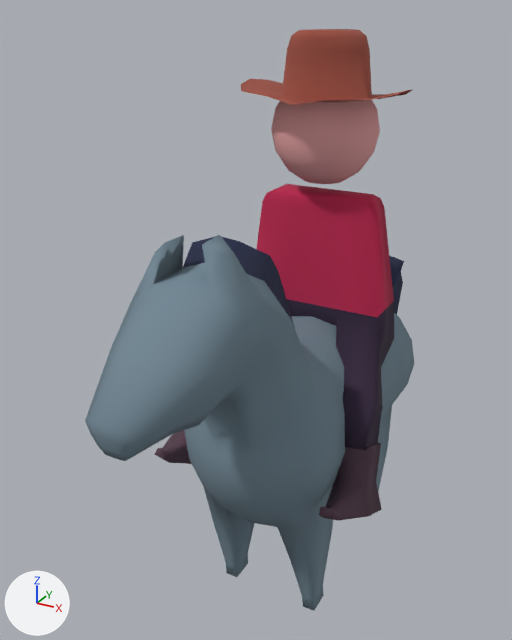
The FBX model blender/player.fbx, before and after one commit.
Rendered twice from a 50 mm lens placed at (3.56, -8.23, 7.3), pointed at (-0.49, -0.88, 3.63). Arrows for +X, +Y and +Z are at lower left; the lights stay in place. Where no turn or scale is listed for an object, it has been applied to the vertices.

Objects in the first picture: 'Bandit', 'Horse'.
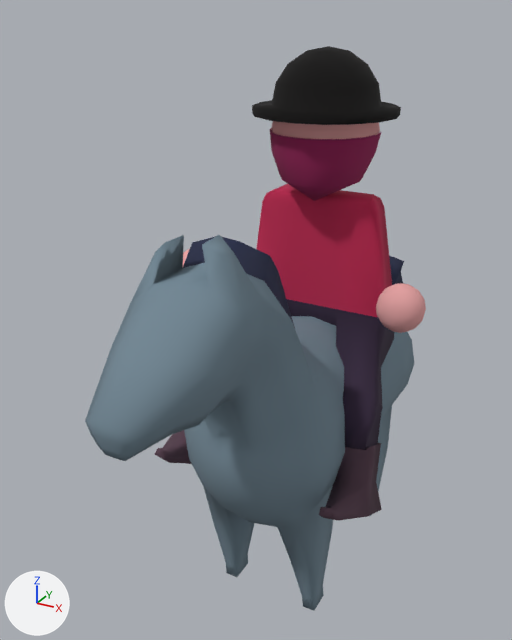
What changed in the scene script:
```text
Change mat_hat:
    mat_hat.base_color: (0.332, 0.0782, 0.0529) -> (0.00147, 0.000744, 0.000612)  # red #9c4f41 -> black #050202
Add mat_bandana:
    mat_bandana = principled_material('Bandana')
    mat_bandana.base_color = (0.283, 0.0123, 0.0908)  # red #911d55
    mat_bandana.roughness = 1.0
Change me_cube_001:
    used by ob_bandit; location = (0.0, 0.0, 4.17)
    remove me_cube_001.from_pydata(...)  # 306 vertices, 303 faces; spans x -1.57..1.5, y -2.17..0.93, z -2.62..2.9
    add me_cube_001.from_pydata(...)  # 354 vertices, 362 faces; spans x -1.57..1.5, y -2.17..0.9, z -2.62..2.73
    me_cube_001 part 1: the loose piece of 80 vertices spanning x -1.05..1.02, y -0.93..0.93, z 2.07..2.9 is rebuilt with 97 vertices and now spans x -0.9..0.89, y -0.9..0.9, z 1.96..2.73
    me_cube_001 part 2: a new loose piece of 31 vertices spanning x -0.68..0.7, y -0.71..0.22, z 0.96..1.78, in mat_bandana (red #911d55)
    add me_cube_001.materials.append(mat_bandana)  # red #911d55
Add me_cube_002:
    me_cube_002.from_pydata(...)  # 228 vertices, 256 faces; spans x -1.77..1.64, y -1.0..-0.42, z -0.35..0.22
    me_cube_002.materials.append(mat_skin)  # pink #e6a3a3
Add ob_hands:
    ob_hands = bpy.data.objects.new('Hands', me_cube_002)
    ob_hands.location = (0.0, 0.0, 4.17)
```

What differs and where, as boxes [x1, y1, x2, y2] in the pictures (512 x 640 px):
'Bandit', recoloured, reshaped
    before: [155, 29, 412, 521]
    after: [155, 46, 401, 521]
'Hands', added (pink)
    after: [183, 249, 426, 333]
part 1 of me_cube_001, rebuilt (13% narrower)
    before: [241, 29, 412, 105]
    after: [252, 46, 401, 125]
part 2 of me_cube_001, added (red)
    after: [270, 129, 381, 201]
